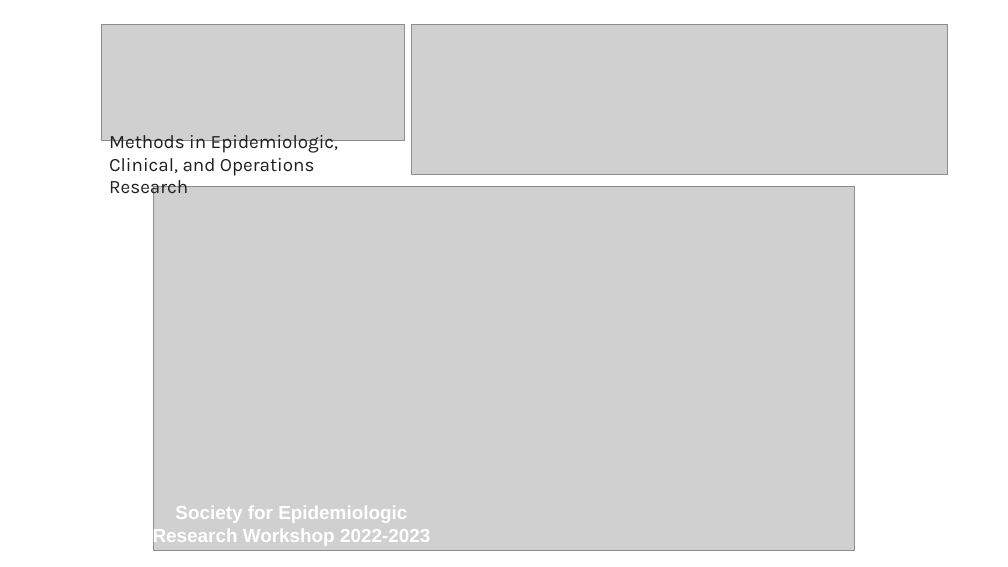
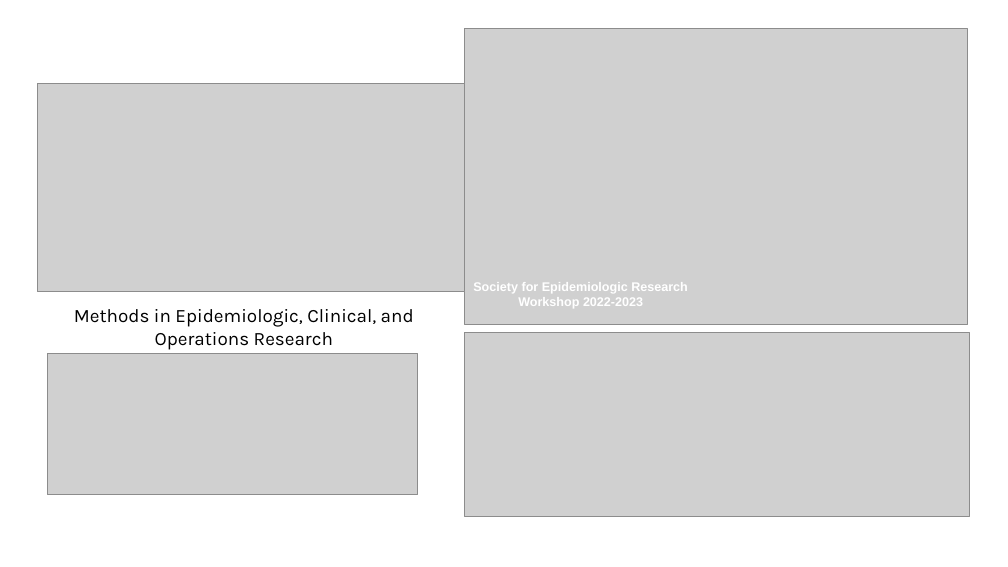
Before and after one commit to palolili23/presentations, a slide deck: slide 5 of 2026_job_talk_ucla/extra_slides.pptx. Drawn at 1008x567 pixels with LibreOffice and Linux fonts; fonts in the diff are those of the drawing; grey boxes stand for pictures. Boxes give left, top, right and bottom in pixels: in the first picture for what was removed or moved away, otherwise in the second. Text is boxed around its words. In the diff, an @@ line names an element or a change of style, - is before the commit and + after.

Commit message:
upload presentation

```diff
--- a/2026_job_talk_ucla/extra_slides.pptx
+++ b/2026_job_talk_ucla/extra_slides.pptx
@@ picture removed at (412,24,948,174) @@
@@ picture: place and size @@
-picture at (154,187,855,551)
+picture at (465,29,968,325)
@@ picture added at (37,84,465,292) @@
@@ text "Society for Epidemiologic Research Workshop ...": place and size @@
-text "Society for Epidemiologic Research Workshop ..." at (153,506,430,546)
+text "Society for Epidemiologic Research Workshop ..." at (473,282,688,308)
@@ text "Society for Epidemiologic Research Workshop ..." at (473,282,688,308): size 18 to 12 pt @@
@@ text "Methods in Epidemiologic, Clinical, and ...": place and size @@
-text "Methods in Epidemiologic, Clinical, and ..." at (109,135,338,199)
+text "Methods in Epidemiologic, Clinical, and ..." at (74,309,414,350)
@@ text "Methods in Epidemiologic, Clinical, and ..." at (74,309,414,350): text colour #1F1F1F to #000000; alignment left to centre @@
@@ picture: place and size @@
-picture at (102,24,405,140)
+picture at (48,353,418,495)
@@ picture added at (465,333,970,516) @@
```
Also in this commit, not shown: 17 other files.
